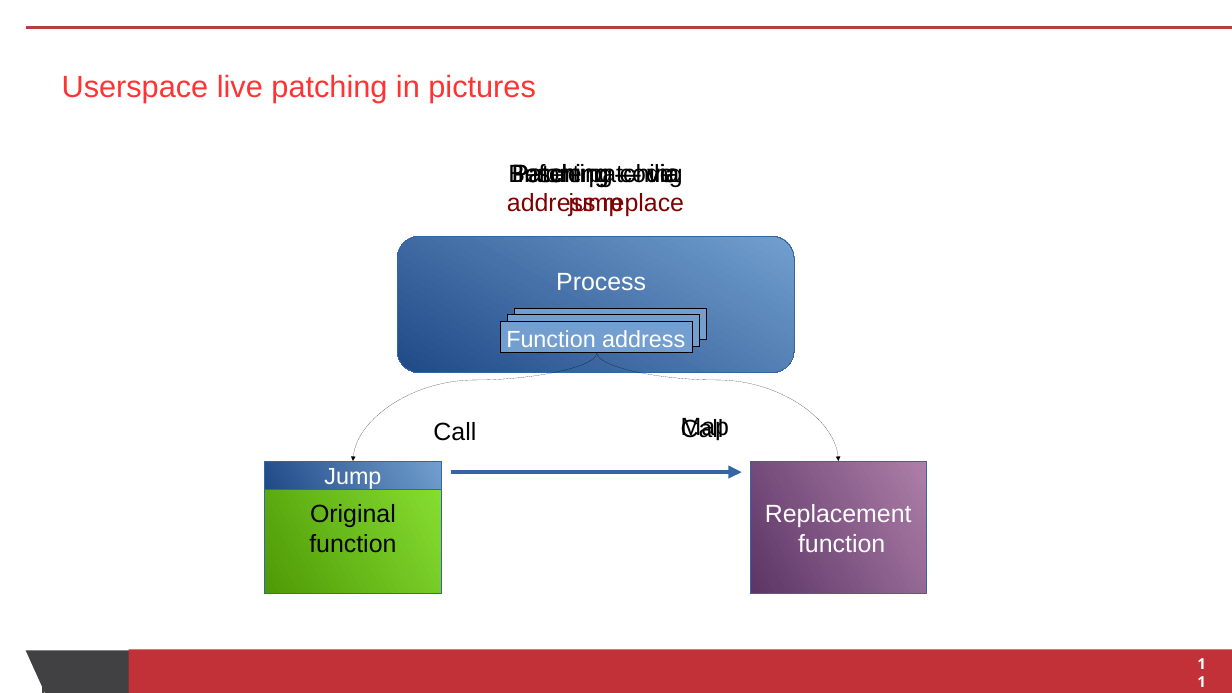
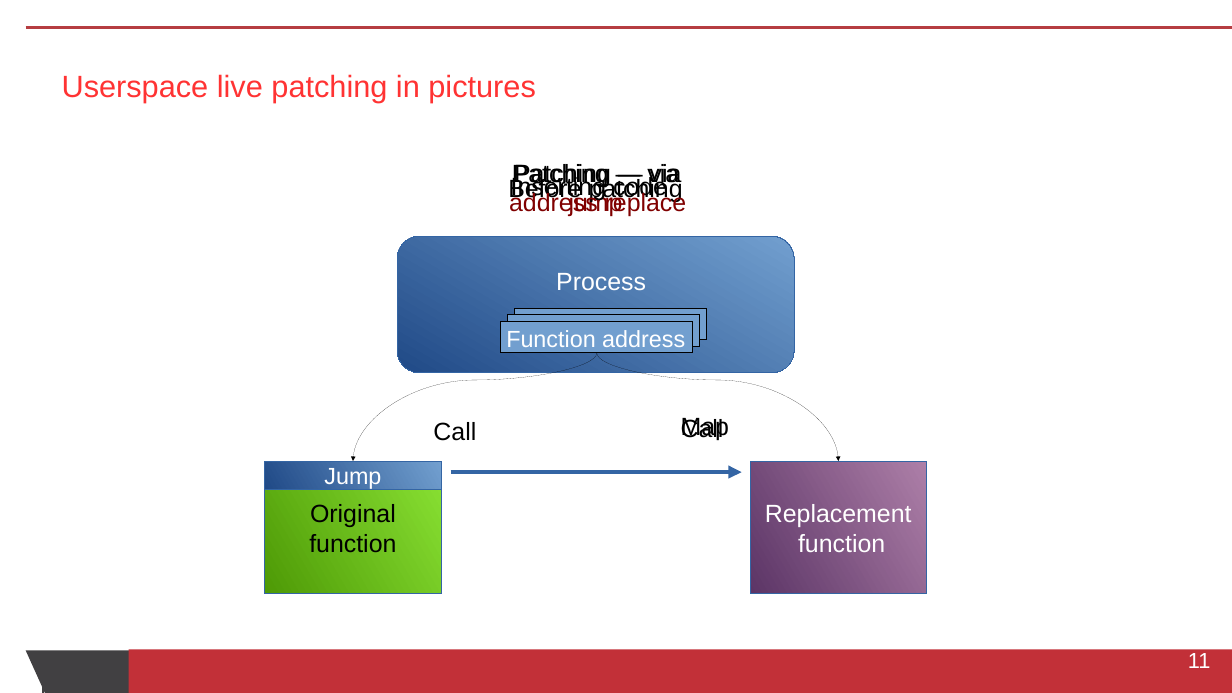
Before and after one commit to skinsbursky/presentations, a slide deck: slide 11 of lup-devconf.odp. Drawn at 1232x693 pixels with LibreOffice and Linux fonts; fonts in the diff are those of the drawing. Boxes give left, top, right and bottom in pixels: in the first picture for what was removed or moved away, otherwise in the second. Text is boxed around its words. In the diff, an @@ line names an element or a change of style, - is before the commit and + after.

Commit message:
Painless Live Userspace Patching for DevConf.cz (2017) - slide numbers fixed

```diff
--- a/lup-devconf.odp
+++ b/lup-devconf.odp
@@ text "Before patching": place and size @@
-text "Before patching" at (508, 162, 683, 188)
+text "Before patching" at (508, 177, 683, 203)
@@ text "Inserting code": place and size @@
-text "Inserting code" at (517, 162, 674, 188)
+text "Inserting code" at (511, 175, 667, 201)
@@ page number at (1188, 653, 1211, 668): size 19.5 to 28 pt, font Open Sans to Arial, letter spacing 0.1 to 0 pt, bold off; alignment left to right; indent changed; line spacing 20.4pt to 1 @@
```
Also in this commit, not shown: 10 other slides changed, 1 other file.
